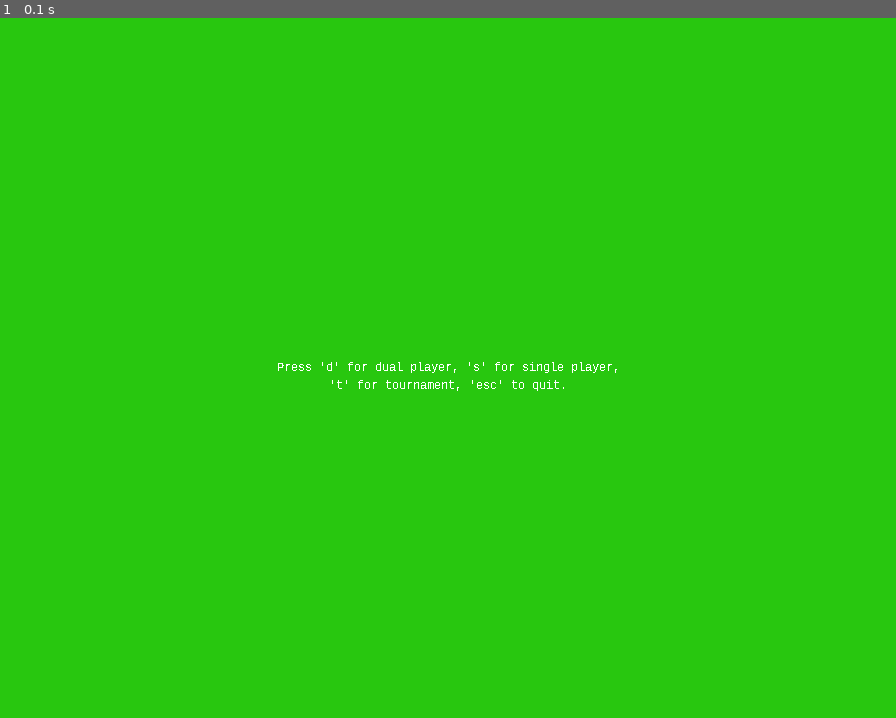
Above: before the commit, frame 1.
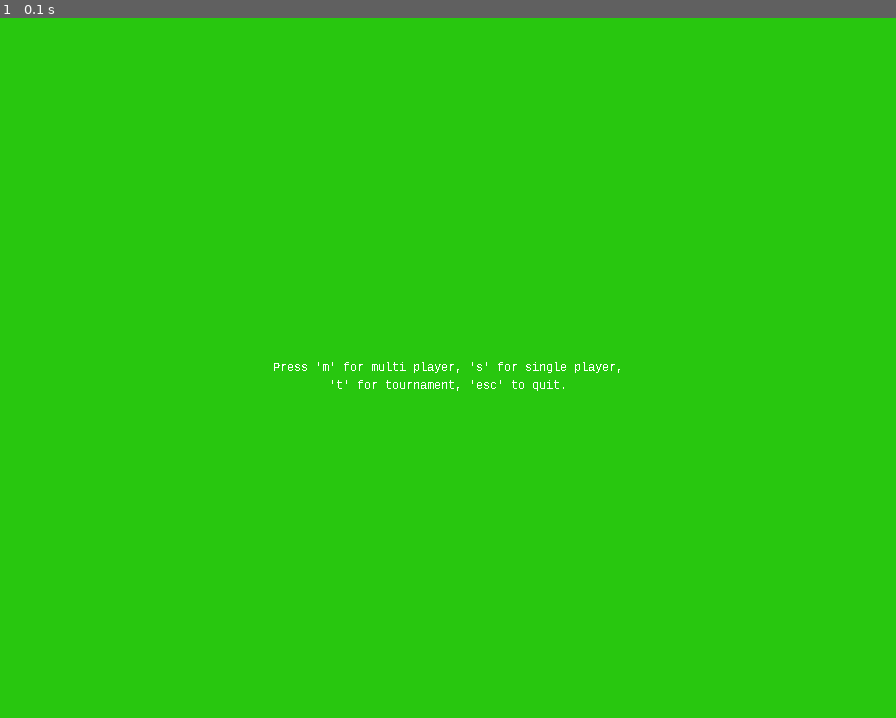
Above: after the commit, the same moment.

Repository: TheCodeChangers/rookie-kit-2015
Game: pygame game, started from client_pygame/main.py
Same seed, same stepped clock (60 frames per second), same inputs: the game is played once before the commit and once after it. The source is Python 2; it was converted automatically to run under Python 3.
Inputs:
- Up to frame 1 (0.1 s): no input

The runs differ from the first frame. In frame 1, 0.2% of the frame differs, in the area x 30-70%, y 49-51%.

Commit message:
multiplayer fixed

Diff:
--- a/client_pygame/control/control.py
+++ b/client_pygame/control/control.py
@@ -94,7 +94,7 @@
         user to press 'd' for dual, 's' for single player game, 't' for tournament.
         """
 
-        if pygame.K_d in newkeys:
+        if pygame.K_m in newkeys:
             self.set_state(CONTROL_STATE_WANT_DUAL)
         elif pygame.K_s in newkeys:
             self.set_state(CONTROL_STATE_WANT_SINGLE)
--- a/client_pygame/display/display.py
+++ b/client_pygame/display/display.py
@@ -114,7 +114,7 @@
         rect = pygame.Rect(0, 0, self.width, self.height)
         surface.fill(self.background_color, rect)
         # text message in center of screen
-        s = "Press 'd' for dual player, 's' for single player,"
+        s = "Press 'm' for multi player, 's' for single player,"
         self.draw_text_center(surface, s, self.text_color,
                               self.width/2, self.height/2,
                               self.font)
